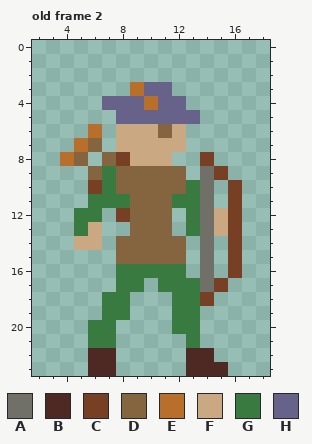
Pixel-art file, stored at assets/asesprite/characters.aseprite. This is how it looked before the edit.
24x24 pixels, 3 frames. Shown: old frame 2: x 2..18, y 0..23. The old version is drawn lined up with the new one, on the new canvas. The commit also changed other frames, which this record leaves out.
Visible layers, top first: "Layer 3", "Layer 2".
Palette (. is transparent): A #707068  B #4e2823  C #774024  D #856440  E #b96f2c  F #caa982  G #397a41  H #67628a
Pixels before, old frame 2, first column x 4:
 3 .....EHH.....
 4 ...HHHEHH....
 5 ....HHHHHH...
 6 ..E.FFFDF....
 7 .ED.FFFFF....
 8 ED.DCFFF..C..
 9 ..DGDDDDD.AC.
10 ..CGDDDDDGA.C
11 ..GGGDDDGGA.C
12 .GG.CDDD.GAFC
13 .GF..DDD.GAFC
14 .FF.DDDDD.A.C
15 ....DDDDD.A.C
16 ....GGGGG.A.C
17 ....GG.GGGAC.
18 ...GG...GGC..
19 ...GG...GG...
20 ..GG....GG...
21 ..GG.....G...
22 ..BB.....BB..
23 ..BB.....BBB.
Once edited:
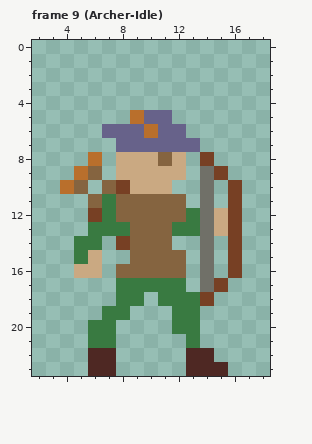
A new or re-ordered frame is compared with the old frame closest to it.
Change:
canvas 24x24 -> 32x24, the old top-left corner now at -2,0 (the part of the old canvas that was cut away was empty and is not shown)
frames 3 -> 21
Changed rows in their new state; - is an unchanged pixel.
Frame 9 (Archer-Idle) is new; against old frame 2:
first column x 4:
 3 -----...--
 4 ---......-
 5 ----.E--..
 6 --.HHHEHH-
 7 -..-HHHHHH
 8 ..E.F--DF-
 9 -E-.FFFFF-
10 ED.DCFFF..
11 --D-D---D.
12 -.CGD---D-
13 -.GGG---G-
14 -GG-C---.-
15 -GF-.-----
16 -FF-DDDDD-
17 ------G--.
18 ---.-G-G--
Changed places in both pictures, as pixel boxes (x1, y1, x2, y2):
changed: (60, 82, 200, 306)
